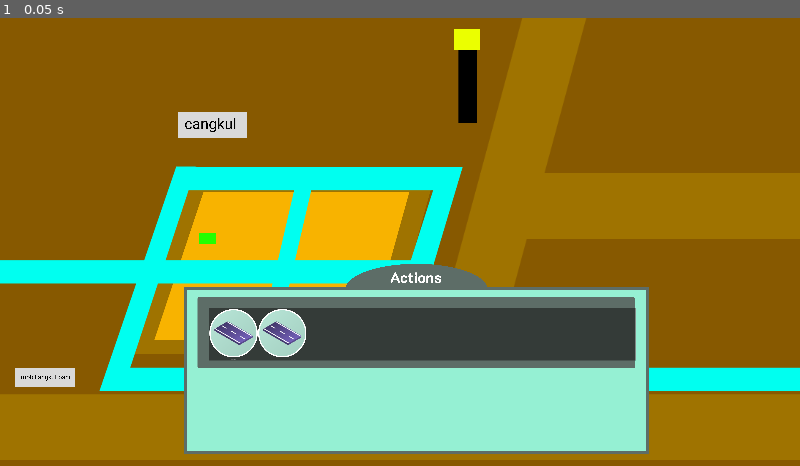
Above: before the commit, frame 1.
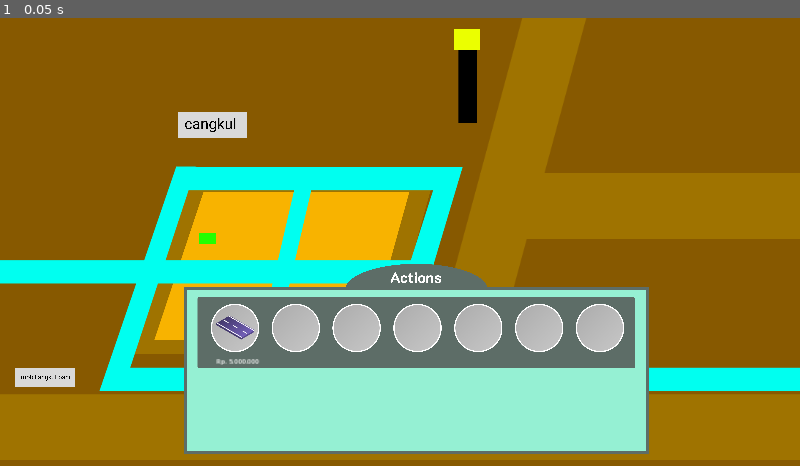
Above: after the commit, the same moment.

Repository: Endour-Company/Project_5
Game: Godot game, scene res://Game/game.tscn
Two runs of this game, one before a commit and one after it. Both use one fixed random seed, a clock stepped at 60 frames per second and the inputs below.
Inputs:
- Up to frame 1 (0.05 s): no input

The runs differ from the first frame. In frame 1, 6.4% of the frame differs, in the area x 26-80%, y 63-78%.

Commit message:
ui action_bar on progress

Diff:
--- a/Game/Ricefield/Main/ricefield_area.tscn
+++ b/Game/Ricefield/Main/ricefield_area.tscn
@@ -66,3 +66,5 @@
 
 [node name="River" parent="." instance=ExtResource("8_vno6r")]
 position = Vector2(1, 340)
+
+[node name="Node2D" type="Node2D" parent="."]
--- /dev/null
+++ b/Global/Game_UI/Action_bar/Item/Item.tscn
@@ -0,0 +1,19 @@
+[gd_scene load_steps=2 format=3 uid="uid://cqtcbojv8uhff"]
+
+[ext_resource type="Texture2D" uid="uid://dk6io2p68o7bm" path="res://Global/Game_UI/Action_bar/Assets/Item_road.png" id="1_mi6qg"]
+
+[node name="Item" type="Node2D"]
+
+[node name="Item_image" type="TextureRect" parent="."]
+clip_contents = true
+custom_minimum_size = Vector2(91.65, 91.65)
+offset_right = 92.0
+offset_bottom = 92.0
+texture = ExtResource("1_mi6qg")
+expand_mode = 1
+
+[node name="Label" type="Label" parent="."]
+offset_top = 114.0
+offset_right = 102.0
+offset_bottom = 137.0
+text = "Rp. 5.000.000"
--- a/Global/Game_UI/Action_bar/action_bar.tscn
+++ b/Global/Game_UI/Action_bar/action_bar.tscn
@@ -1,9 +1,27 @@
-[gd_scene load_steps=4 format=3 uid="uid://6wgjm6tla017"]
+[gd_scene load_steps=8 format=3 uid="uid://6wgjm6tla017"]
 
 [ext_resource type="Texture2D" uid="uid://dpn7mh6fvy5oq" path="res://Global/Game_UI/Action_bar/Assets/Actions.png" id="1_2lrml"]
-[ext_resource type="Texture2D" uid="uid://brmcs2y1nfexd" path="res://Global/Game_UI/Action_bar/Assets/Item.png" id="2_ws46k"]
+[ext_resource type="Texture2D" uid="uid://crchiivtetpiw" path="res://Global/Game_UI/Action_bar/Assets/Container_item_empty.png" id="2_ev35g"]
+[ext_resource type="PackedScene" uid="uid://cqtcbojv8uhff" path="res://Global/Game_UI/Action_bar/Item/Item.tscn" id="3_5facd"]
 
-[sub_resource type="Theme" id="Theme_g4j3n"]
+[sub_resource type="Theme" id="Theme_l7g4g"]
+GridContainer/constants/h_separation = 30
+GridContainer/constants/v_separation = 100
+
+[sub_resource type="StyleBoxTexture" id="StyleBoxTexture_eueno"]
+texture = ExtResource("2_ev35g")
+
+[sub_resource type="StyleBoxFlat" id="StyleBoxFlat_tdys8"]
+bg_color = Color(0.383159, 0.597374, 0.946866, 1)
+border_width_left = 10
+border_width_top = 10
+border_width_right = 10
+border_width_bottom = 10
+border_color = Color(1, 0.669174, 0.962241, 1)
+
+[sub_resource type="Theme" id="Theme_awpmf"]
+Panel/styles/panel = SubResource("StyleBoxTexture_eueno")
+PanelContainer/styles/panel = SubResource("StyleBoxFlat_tdys8")
 
 [node name="Action_bar" type="Control"]
 layout_mode = 3
@@ -16,21 +34,49 @@
 scale = Vector2(0.25, 0.25)
 texture = ExtResource("1_2lrml")
 
-[node name="ItemList" type="ItemList" parent="."]
-layout_direction = 2
+[node name="Item_container" type="GridContainer" parent="."]
 layout_mode = 0
-offset_left = 60.0
-offset_top = 106.0
-offset_right = 4160.0
-offset_bottom = 610.0
-scale = Vector2(0.25, 0.25)
-theme = SubResource("Theme_g4j3n")
-allow_reselect = true
-max_text_lines = 2
-item_count = 2
-max_columns = 0
-icon_mode = 0
-item_0/text = "hehe"
-item_0/icon = ExtResource("2_ws46k")
-item_1/text = ""
-item_1/icon = ExtResource("2_ws46k")
+offset_left = 65.0
+offset_top = 96.0
+offset_right = 1059.0
+offset_bottom = 212.0
+theme = SubResource("Theme_l7g4g")
+columns = 7
+
+[node name="Panel" type="Panel" parent="Item_container"]
+custom_minimum_size = Vector2(116, 116)
+layout_mode = 2
+theme = SubResource("Theme_awpmf")
+
+[node name="Item" parent="Item_container/Panel" instance=ExtResource("3_5facd")]
+position = Vector2(13, 11)
+
+[node name="Panel2" type="Panel" parent="Item_container"]
+custom_minimum_size = Vector2(116, 116)
+layout_mode = 2
+theme = SubResource("Theme_awpmf")
+
+[node name="Panel3" type="Panel" parent="Item_container"]
+custom_minimum_size = Vector2(116, 116)
+layout_mode = 2
+theme = SubResource("Theme_awpmf")
+
+[node name="Panel4" type="Panel" parent="Item_container"]
+custom_minimum_size = Vector2(116, 116)
+layout_mode = 2
+theme = SubResource("Theme_awpmf")
+
+[node name="Panel5" type="Panel" parent="Item_container"]
+custom_minimum_size = Vector2(116, 116)
+layout_mode = 2
+theme = SubResource("Theme_awpmf")
+
+[node name="Panel6" type="Panel" parent="Item_container"]
+custom_minimum_size = Vector2(116, 116)
+layout_mode = 2
+theme = SubResource("Theme_awpmf")
+
+[node name="Panel7" type="Panel" parent="Item_container"]
+custom_minimum_size = Vector2(116, 116)
+layout_mode = 2
+theme = SubResource("Theme_awpmf")
--- /dev/null
+++ b/Global/Game_UI/Action_bar/action_bar_themes.tres
@@ -0,0 +1,7 @@
+[gd_resource type="Theme" load_steps=2 format=3 uid="uid://b5ivbkf7uj53o"]
+
+[sub_resource type="StyleBoxFlat" id="StyleBoxFlat_pe8to"]
+bg_color = Color(0.69634, 0.587341, 0.32003, 1)
+
+[resource]
+PanelContainer/styles/panel = SubResource("StyleBoxFlat_pe8to")
Binary file added: Global/Game_UI/Action_bar/Assets/Container_item_empty.png
Not shown, added: Global/Game_UI/Action_bar/Assets/Container_item_empty.png.import
Binary file added: Global/Game_UI/Action_bar/Assets/Container_item_fill.png
Not shown, added: Global/Game_UI/Action_bar/Assets/Container_item_fill.png.import
Binary file added: Global/Game_UI/Action_bar/Assets/Item_road.png
Not shown, added: Global/Game_UI/Action_bar/Assets/Item_road.png.import
